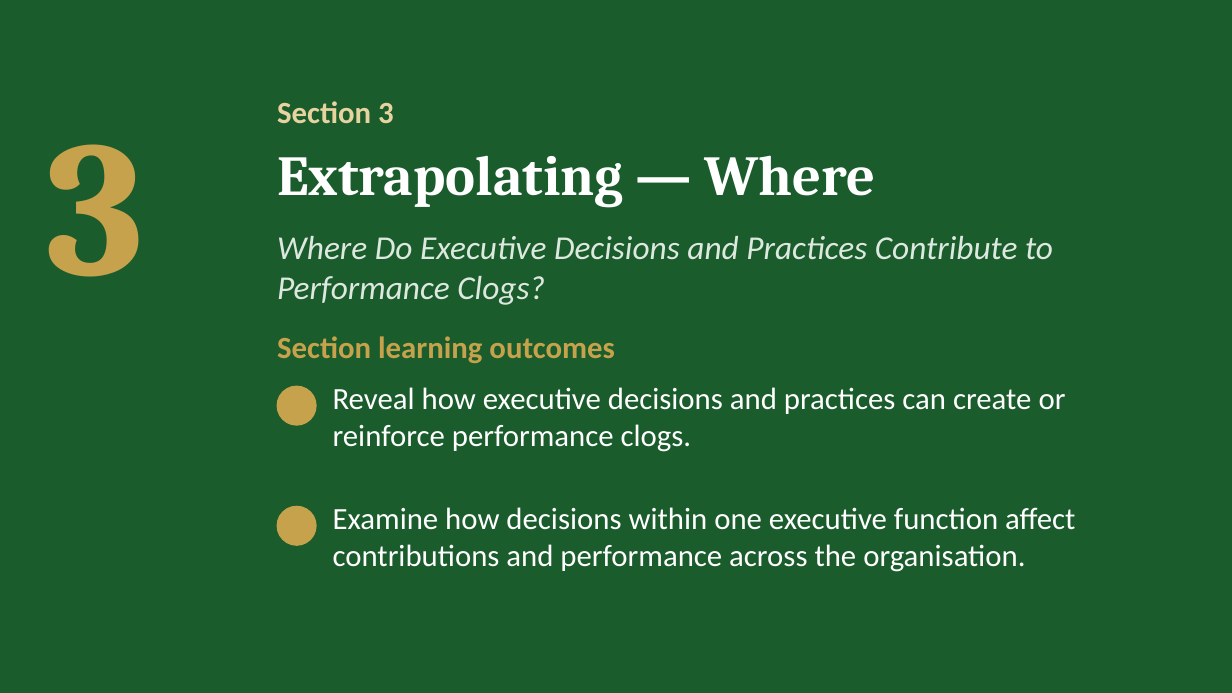
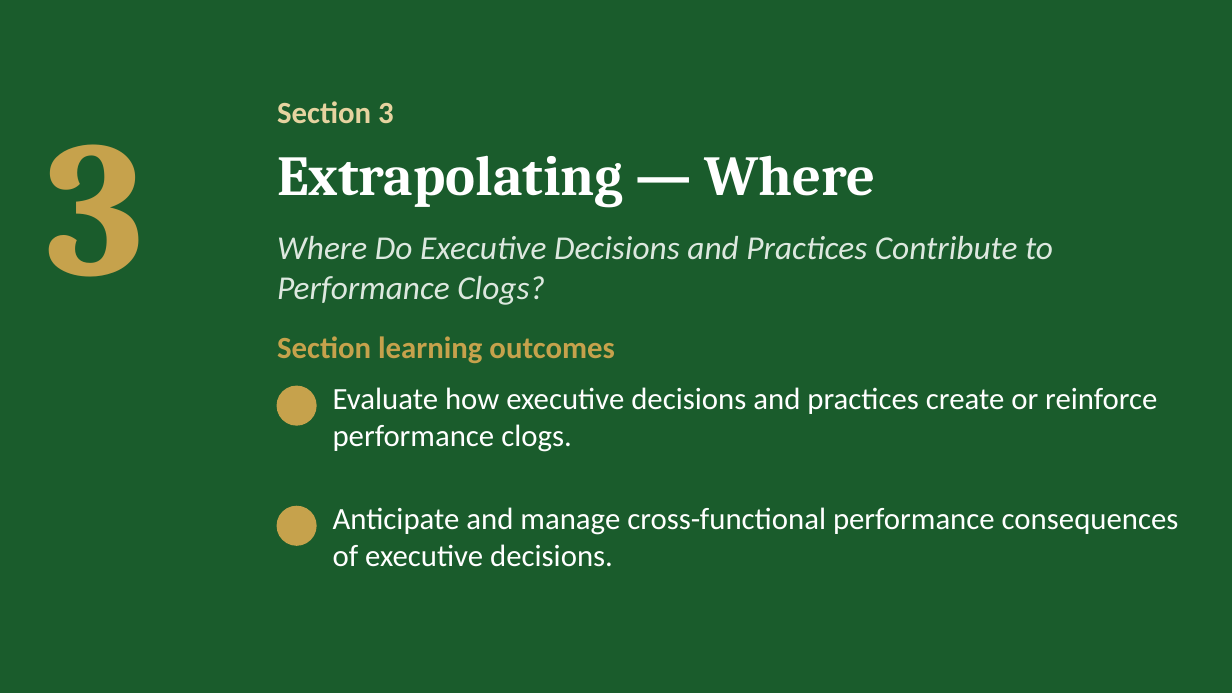
Before and after one commit to IBSL26/ibsl-platform, a slide deck: slide 14 of Unit decks/Unit 09 - Strategic Unclogging.pptx. Drawn at 1232x693 pixels with LibreOffice and Linux fonts; fonts in the diff are those of the drawing; background and template pictures are left out. Boxes give left, top, right and bottom in pixels: in the first picture for what was removed or moved away, otherwise in the second. Text is boxed around its words. In the diff, an @@ line names an element or a change of style, - is before the commit and + after.

```diff
--- a/Unit decks/Unit 09 - Strategic Unclogging.pptx
+++ b/Unit decks/Unit 09 - Strategic Unclogging.pptx
@@ text at (x1=333, y1=387, x2=1157, y2=452): text changed @@
-Reveal how executive decisions and practices can create or reinforce performance clogs.
+Evaluate how executive decisions and practices create or reinforce performance clogs.
@@ text at (x1=333, y1=507, x2=1179, y2=567): text changed @@
-Examine how decisions within one executive function affect contributions and performance across the organisation.
+Anticipate and manage cross-functional performance consequences of executive decisions.
```
Also in this commit, not shown: 5 other slides changed, 27 other files.
